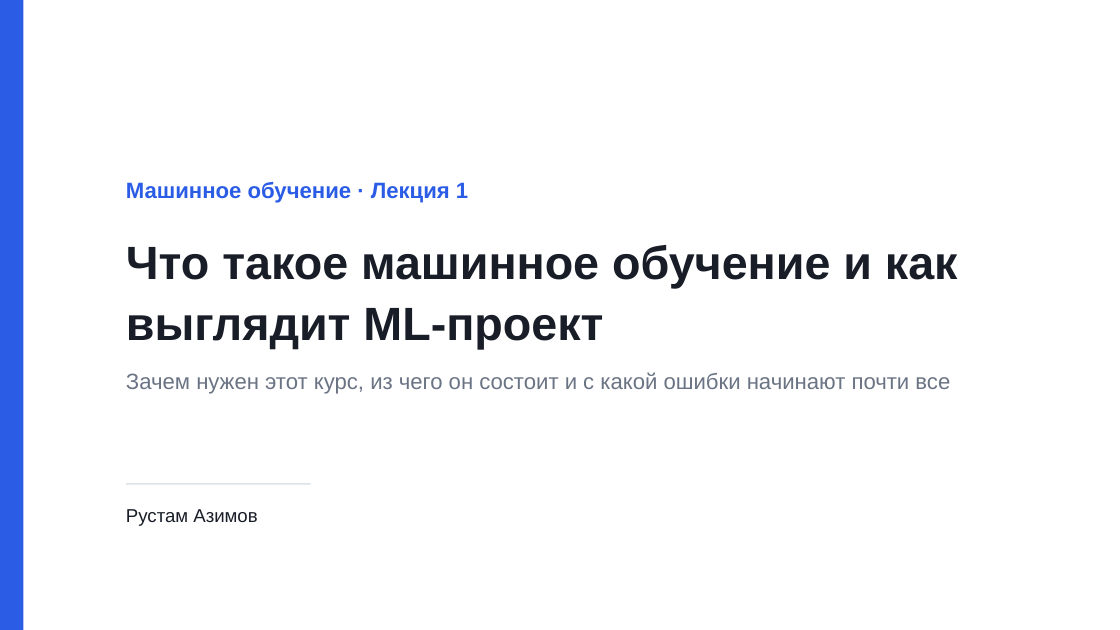
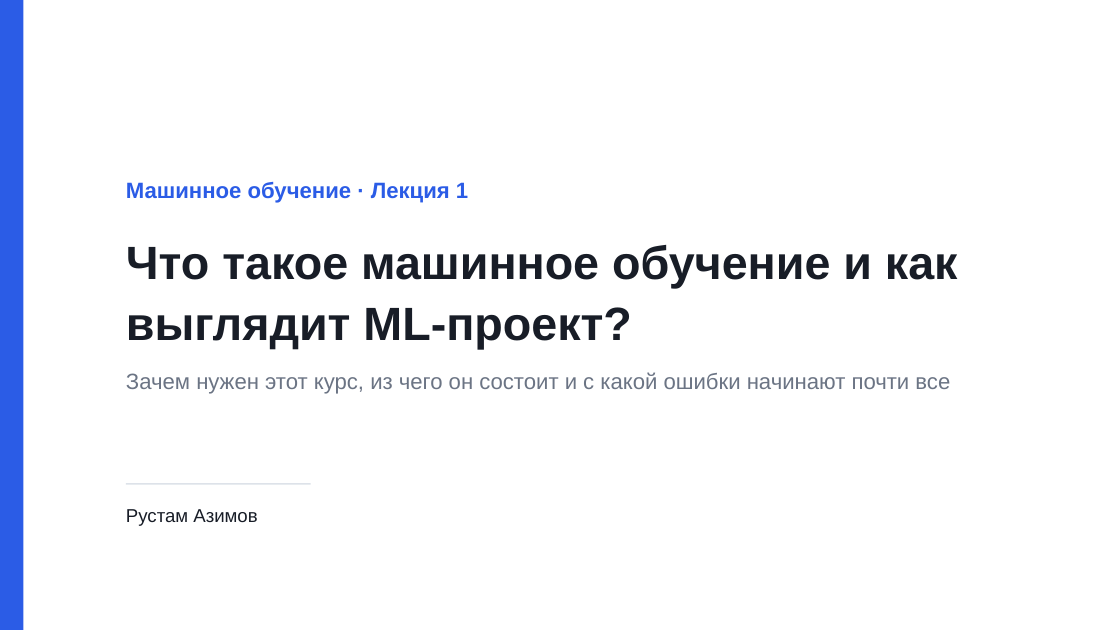
Before and after one commit to rustam-azimov/ml-course-hse, a slide deck: slide 1 of lectures/lecture01.pptx. Drawn at 1120x630 pixels with LibreOffice and Linux fonts; fonts in the diff are those of the drawing. Boxes give left, top, right and bottom in pixels: in the first picture for what was removed or moved away, otherwise in the second. Text is boxed around its words. In the diff, an @@ line names an element or a change of style, - is before the commit and + after.

```diff
--- a/lectures/lecture01.pptx
+++ b/lectures/lecture01.pptx
@@ text at <box>126,245,958,349</box>: text changed @@
-Что такое машинное обучение и как выглядит ML-проект
+Что такое машинное обучение и как выглядит ML-проект?
```
Also in this commit, not shown: 13 other slides changed, 2 other files.
